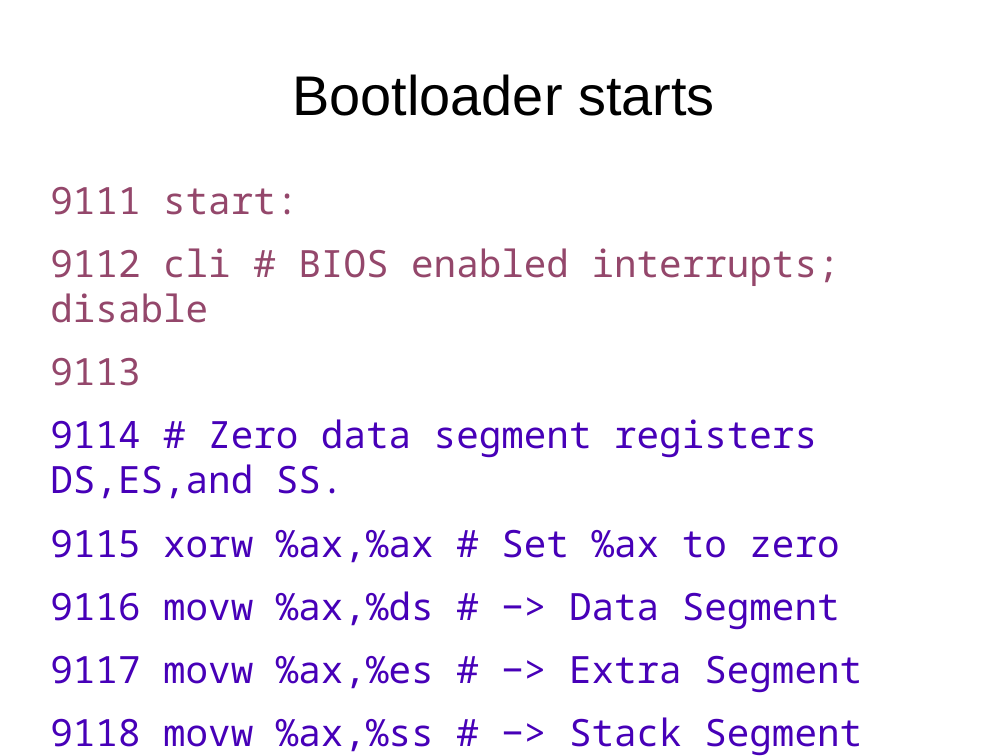
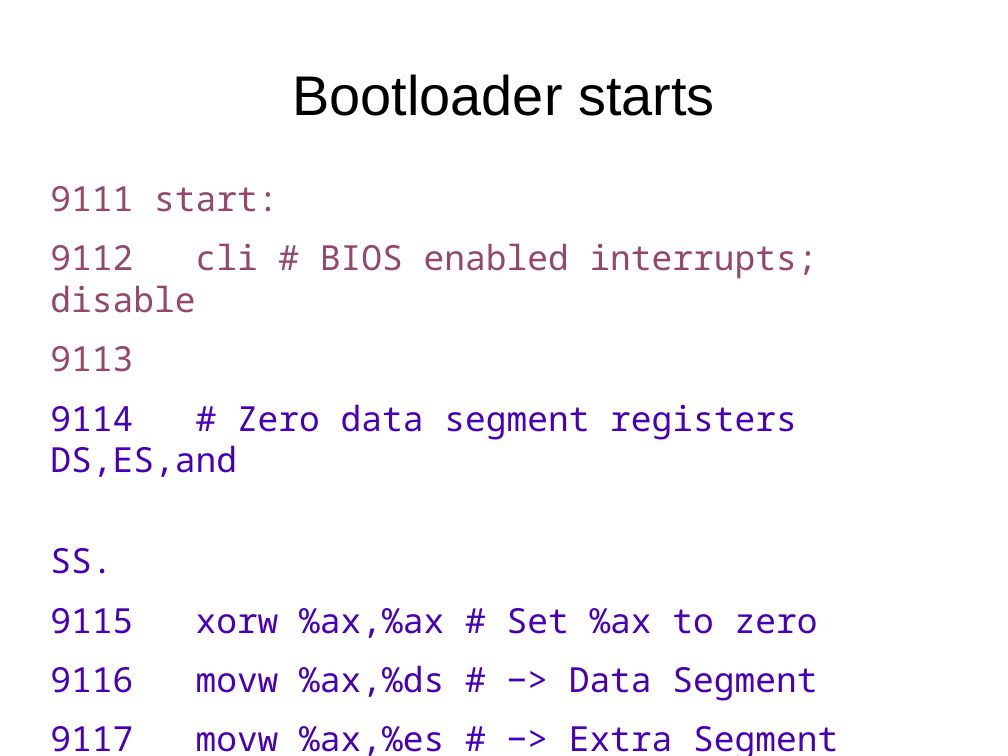
Before and after one commit to antonburtsev/cs5460, a slide deck: slide 6 of lecture07-system-boot/lecture07-system-boot.odp (slide 3 before the commit). Drawn at 1008x756 pixels with LibreOffice and Linux fonts; fonts in the diff are those of the drawing. Boxes give left, top, right and bottom in pixels: in the first picture for what was removed or moved away, otherwise in the second. Text is boxed around its words. In the diff, an @@ line names an element or a change of style, - is before the commit and + after.

```diff
--- a/lecture07-system-boot/lecture07-system-boot.odp
+++ b/lecture07-system-boot/lecture07-system-boot.odp
@@ text at box(50, 186, 838, 756): size 29.6 to 27.2 pt in "9111 start:", "9112 cli # BIOS enabled interrupts; disable", "9113", "9115 xorw %ax,%ax # Set %ax to ..." and 3 more places @@
@@ text at box(50, 404, 797, 574): text changed; size 29.6 to 27.2 pt @@
-9114 # Zero data segment registers DS,ES,and SS.
+9114 # Zero data segment registers DS,ES,and
+SS.
```
Also in this commit, not shown: 7 other slides changed, 9 slides added, 1 other file.
